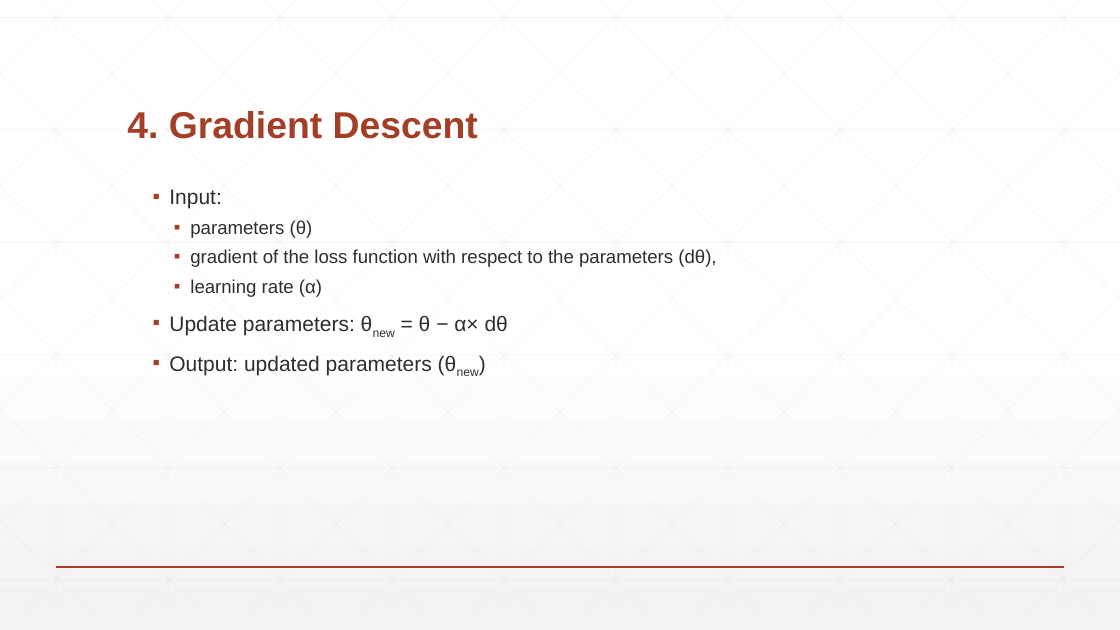
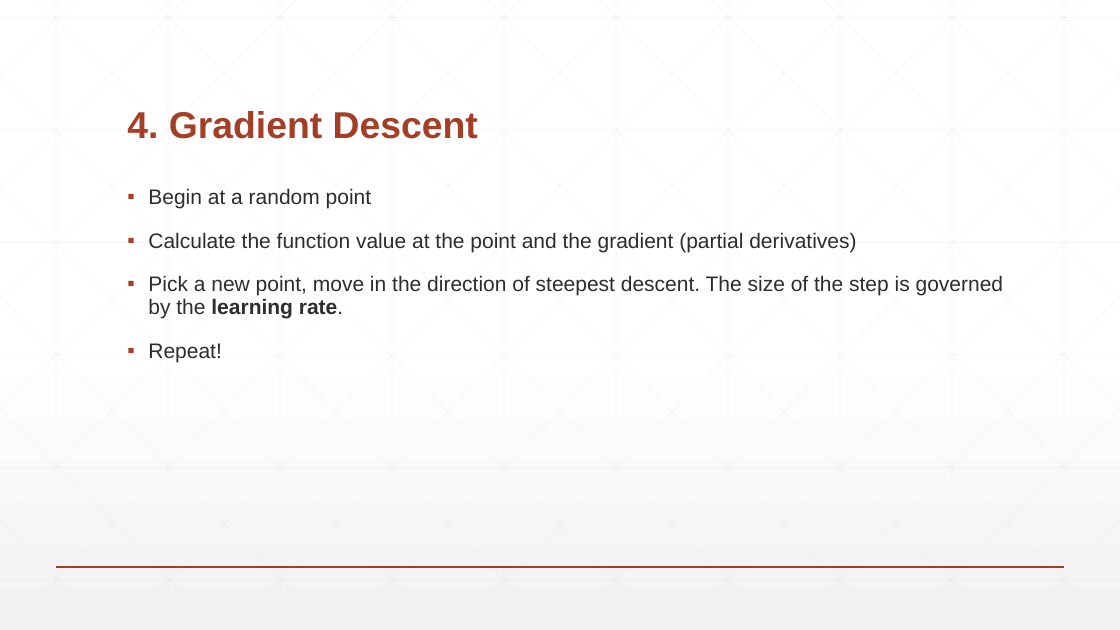
Before and after one commit to jatkins23/info251-aml-s24, a slide deck: slide 9 of labs/lab7/Lab7.pptx. Drawn at 1120x630 pixels with LibreOffice and Linux fonts; fonts in the diff are those of the drawing. Boxes give left, top, right and bottom in pixels: in the first picture for what was removed or moved away, otherwise in the second. Text is boxed around its words. In the diff, an @@ line names an element or a change of style, - is before the commit and + after.

```diff
--- a/labs/lab7/Lab7.pptx
+++ b/labs/lab7/Lab7.pptx
@@ text at bbox=[148, 188, 1004, 362]: text changed; size 16 to 18 pt; text colour #2D2E2D to #2C2D2C @@
-  ▪ Input:
-    ▪ parameters (θ)
-    ▪ gradient of the loss function with respect to the parameters (dθ),
-    ▪ learning rate (α)
-  ▪ Update parameters: θnew = θ − α× dθ
-  ▪ Output: updated parameters (θnew)
+▪ Begin at a random point
+▪ Calculate the function value at the point and the gradient (partial derivatives)
+▪ Pick a new point, move in the direction of steepest descent. The size of the step is governed by the learning rate.
+▪ Repeat!
```
Also in this commit, not shown: 4 other slides changed, 1 other file.
